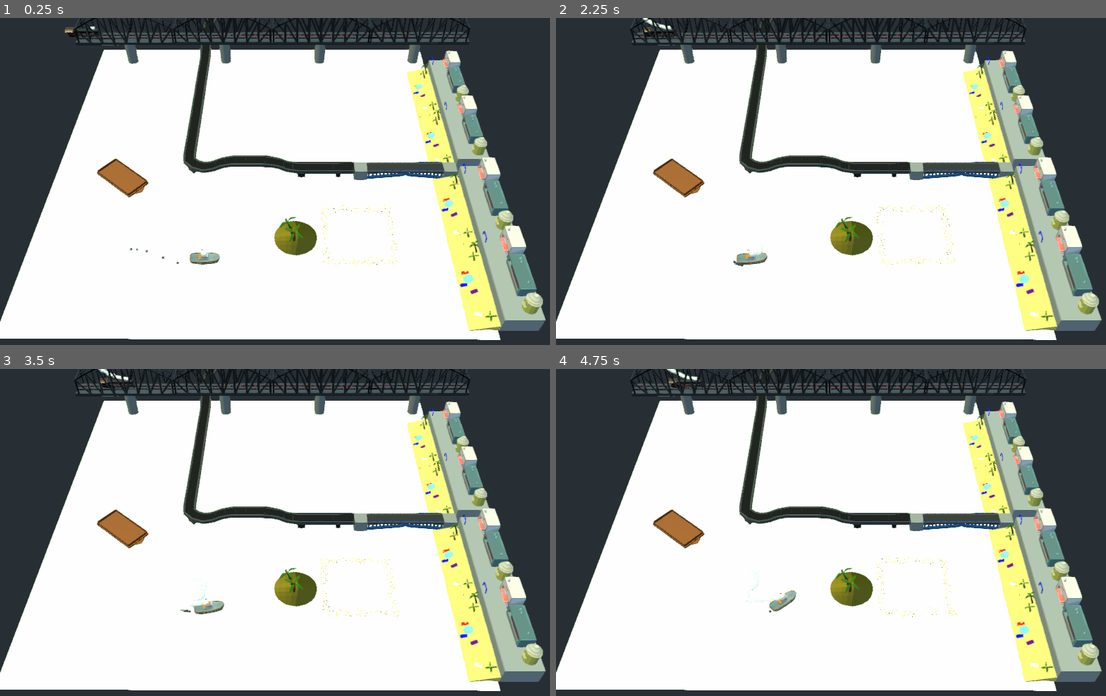
Above: before the commit, frames 1-4 (two rows, left to right).
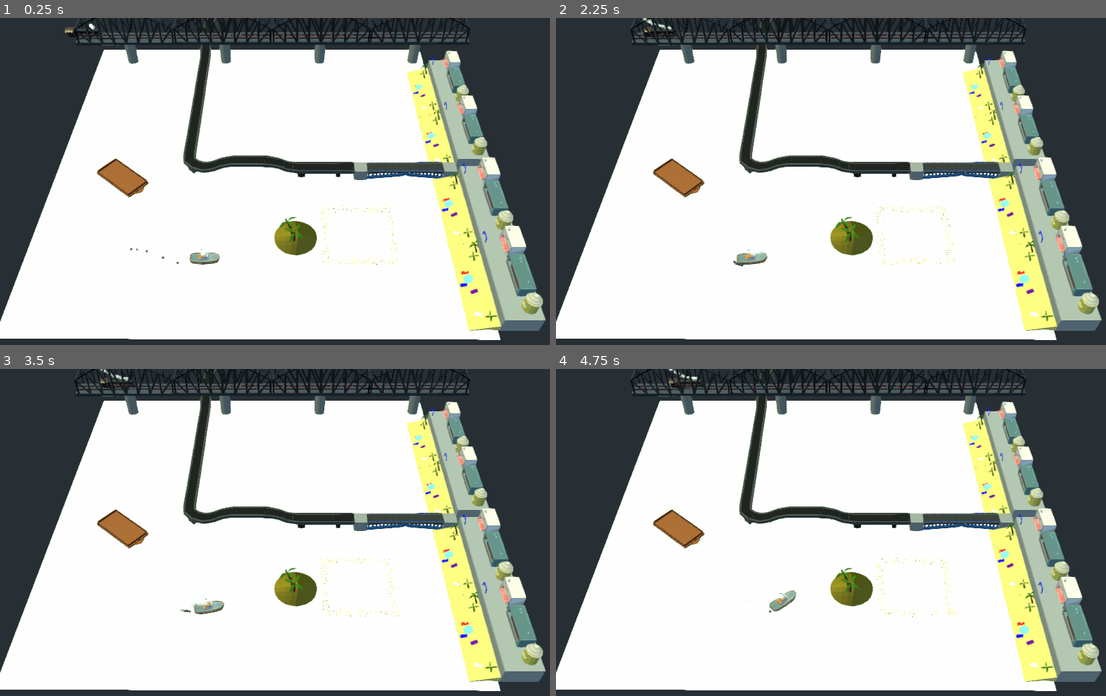
Above: after the commit, the same moments.

Repository: raczynskid/Tugboat
Game: Godot game, scene res://World.tscn
The game is run twice, just before and just after one commit, with the same random seed, the same clock (stepped at 60 frames per second) and the same inputs.
Inputs:
- Up to frame 1 (0.25 s): no input
- Up to frame 2 (2.25 s): tap Enter (ui_accept) at 0.5, 0.77, 1.52 s; hold Right (ui_right) 0.53-1.28 s; hold Down (ui_down) 1.28-2.03 s; hold Right (ui_right) from 2.03 s (still down)
- Up to frame 3 (3.5 s): release Right (ui_right) at 2.78 s; hold Up (ui_up) from 2.78 s (still down); tap Enter (ui_accept) at 3.02 s
- Up to frame 4 (4.75 s): release Up (ui_up) at 3.53 s; hold Left (ui_left) from 3.53 s (still down); tap Enter (ui_accept) at 3.77, 4.52 s

The runs differ from the first frame. In frame 1, less than 0.1% of the frame differs, in the area x 16-38%, y 1-74%; in frame 2, less than 0.1%; in frame 3, less than 0.1%; in frame 4, less than 0.1%, in the area x 20-42%, y 0-72%.

Commit message:
menu scene

Diff:
--- a/effects/smoke.tscn
+++ b/effects/smoke.tscn
@@ -1,6 +1,7 @@
 [gd_scene load_steps=4 format=2]
 
-[sub_resource type="ParticlesMaterial" id=2]
+[sub_resource type="ParticlesMaterial" id=1]
+lifetime_randomness = 1.0
 emission_shape = 1
 emission_sphere_radius = 0.2
 gravity = Vector3( 0, 1, 0 )
@@ -12,15 +13,12 @@
 scale_random = 1.0
 color = Color( 1, 1, 1, 0.564706 )
 
-[sub_resource type="SpatialMaterial" id=3]
+[sub_resource type="SpatialMaterial" id=2]
 flags_transparent = true
 albedo_color = Color( 1, 1, 1, 0.309804 )
-distance_fade_mode = 1
-distance_fade_min_distance = 0.0
-distance_fade_max_distance = 85.32
 
-[sub_resource type="SphereMesh" id=4]
-material = SubResource( 3 )
+[sub_resource type="SphereMesh" id=3]
+material = SubResource( 2 )
 radius = 0.06
 height = 0.09
 radial_segments = 16
@@ -28,8 +26,9 @@
 
 [node name="Particles" type="Particles"]
 transform = Transform( 1, 0, 0, 0, 1, 0, 0, 0, 1, 0, 2.0905, 0 )
-amount = 500
+amount = 200
 lifetime = 4.0
+preprocess = 1.0
 visibility_aabb = AABB( -0.791576, -3, -2, 1.58315, 6, 4 )
-process_material = SubResource( 2 )
-draw_pass_1 = SubResource( 4 )
+process_material = SubResource( 1 )
+draw_pass_1 = SubResource( 3 )
--- /dev/null
+++ b/interfaces/main_menu.tscn
@@ -0,0 +1,51 @@
+[gd_scene format=2]
+
+[node name="MainMenu" type="Control"]
+anchor_right = 1.0
+anchor_bottom = 1.0
+__meta__ = {
+"_edit_use_anchors_": false
+}
+
+[node name="HBoxContainer" type="HBoxContainer" parent="."]
+margin_left = 692.401
+margin_top = 239.145
+margin_right = 778.401
+margin_bottom = 221.0
+__meta__ = {
+"_edit_use_anchors_": false
+}
+
+[node name="VBoxContainer" type="VBoxContainer" parent="HBoxContainer"]
+margin_right = 82.0
+margin_bottom = 116.0
+custom_constants/separation = 12
+
+[node name="NewGame" type="Button" parent="HBoxContainer/VBoxContainer"]
+margin_right = 82.0
+margin_bottom = 20.0
+text = "New Game"
+align = 2
+
+[node name="Load" type="Button" parent="HBoxContainer/VBoxContainer"]
+margin_top = 32.0
+margin_right = 82.0
+margin_bottom = 52.0
+text = "Load"
+
+[node name="Options" type="Button" parent="HBoxContainer/VBoxContainer"]
+margin_top = 64.0
+margin_right = 82.0
+margin_bottom = 84.0
+text = "Options"
+
+[node name="Exit" type="Button" parent="HBoxContainer/VBoxContainer"]
+margin_top = 96.0
+margin_right = 82.0
+margin_bottom = 116.0
+text = "Exit"
+
+[node name="CenterContainer" type="CenterContainer" parent="HBoxContainer"]
+margin_left = 86.0
+margin_right = 86.0
+margin_bottom = 116.0
--- /dev/null
+++ b/interfaces/main_menu_background.tscn
@@ -0,0 +1,36 @@
+[gd_scene load_steps=7 format=2]
+
+[ext_resource path="res://world_objects/water.tscn" type="PackedScene" id=1]
+[ext_resource path="res://player_objects/Player.tscn" type="PackedScene" id=2]
+[ext_resource path="res://world_objects/beach/beach.tscn" type="PackedScene" id=3]
+[ext_resource path="res://world_objects/bridge/Bridge.tscn" type="PackedScene" id=4]
+[ext_resource path="res://world_objects/IslandScene.tscn" type="PackedScene" id=5]
+[ext_resource path="res://interfaces/main_menu.tscn" type="PackedScene" id=6]
+
+[node name="mm_bg" type="Spatial"]
+
+[node name="Spatial" parent="." instance=ExtResource( 1 )]
+transform = Transform( 1, 0, 0, 0, 1, 0, 0, 0, 1, 0, 0, 0 )
+
+[node name="Camera" type="Camera" parent="."]
+transform = Transform( 0.945217, 0.095399, -0.312192, 0, 0.956346, 0.292238, 0.326443, -0.276229, 0.903954, -15.593, 5.211, 29.388 )
+fov = 64.5
+
+[node name="CanvasLayer" type="CanvasLayer" parent="Camera"]
+
+[node name="MainMenu" parent="Camera/CanvasLayer" instance=ExtResource( 6 )]
+
+[node name="Player" parent="." instance=ExtResource( 2 )]
+transform = Transform( -0.956366, 0, 0.292171, 0, 1, 0, -0.292171, 0, -0.956366, -17.194, 1.495, 19.322 )
+
+[node name="Beach" parent="." instance=ExtResource( 3 )]
+transform = Transform( 1, 0, 0, 0, 1, 0, 0, 0, 1, -21.4096, 2.39012, 4.41787 )
+
+[node name="Bridge" parent="." instance=ExtResource( 4 )]
+transform = Transform( 1.19603, 0, -1.60297, 0, 2, 0, 1.60297, 0, 1.19603, 2.5157, 1.38194, 8.34495 )
+
+[node name="Island" parent="." instance=ExtResource( 5 )]
+transform = Transform( 1, 0, 0, 0, 1, 0, 0, 0, 1, 18.0111, 2.01517, 8.49332 )
+
+[node name="Island2" parent="." instance=ExtResource( 5 )]
+transform = Transform( -0.438826, 0, -0.898572, 0, 1, 0, 0.898572, 0, -0.438826, 18.0111, 2.01517, -9.60939 )
